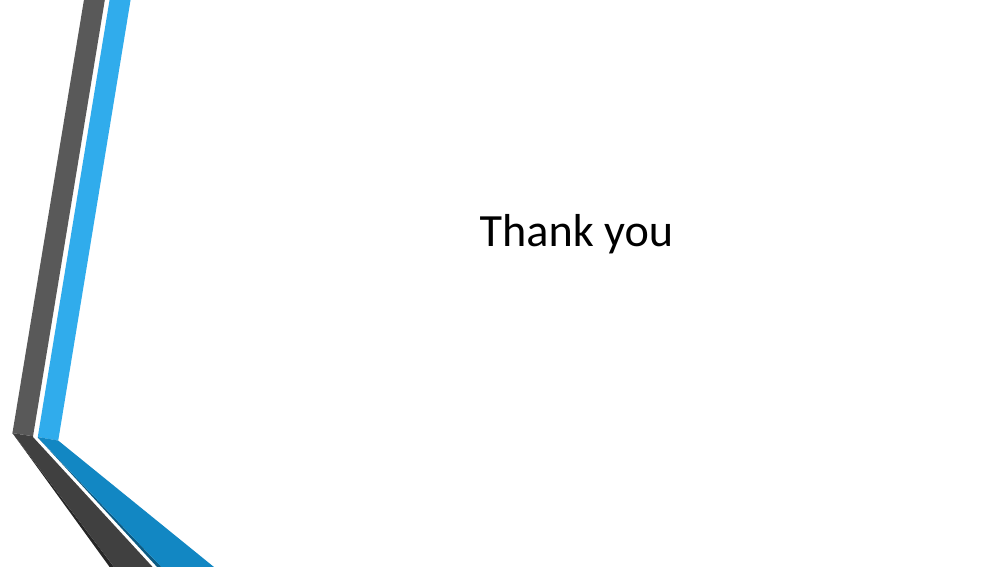
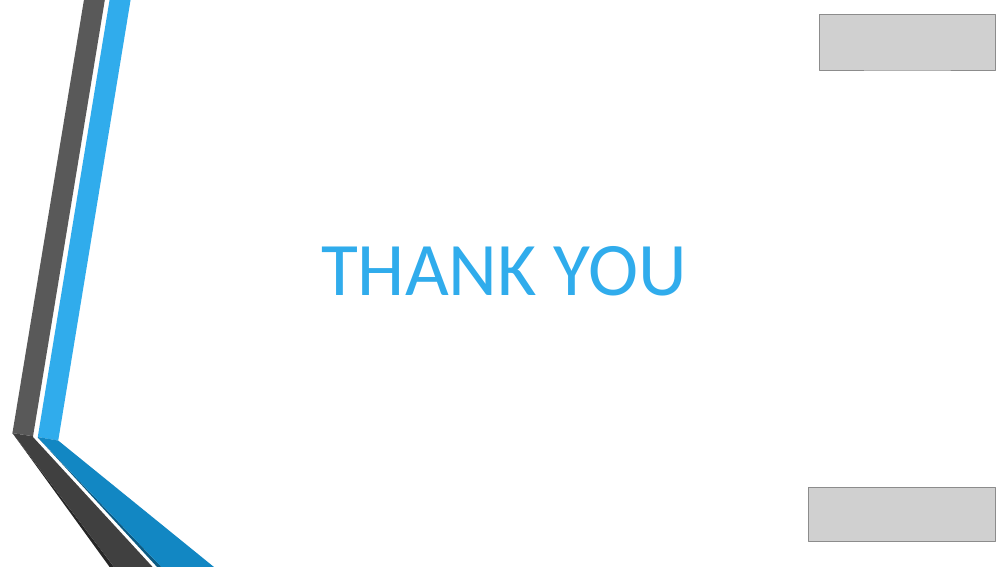
Before and after one commit to cos301-2019-se/Smart-NFC-Card-Applications, a slide deck: slide 11 of Documentation/Demo 3/Demo3 Presentation.pptx (slide 13 before the commit). Drawn at 1008x567 pixels with LibreOffice and Linux fonts; fonts in the diff are those of the drawing; grey boxes stand for pictures; background and template pictures are left out. Boxes give left, top, right and bottom in pixels: in the first picture for what was removed or moved away, otherwise in the second. Text is boxed around its words. In the diff, an @@ line names an element or a change of style, - is before the commit and + after.

```diff
--- a/Documentation/Demo 3/Demo3 Presentation.pptx
+++ b/Documentation/Demo 3/Demo3 Presentation.pptx
@@ picture added at (819,14,995,70) @@
@@ text at (321,246,687,296): text changed; size 44 to 72 pt; text colour #000000 to #30ACEC @@
-Thank you
+THANK YOU
@@ picture added at (809,488,996,541) @@
```
Also in this commit, not shown: 9 other slides changed, 1 slide added, 3 slides removed.
